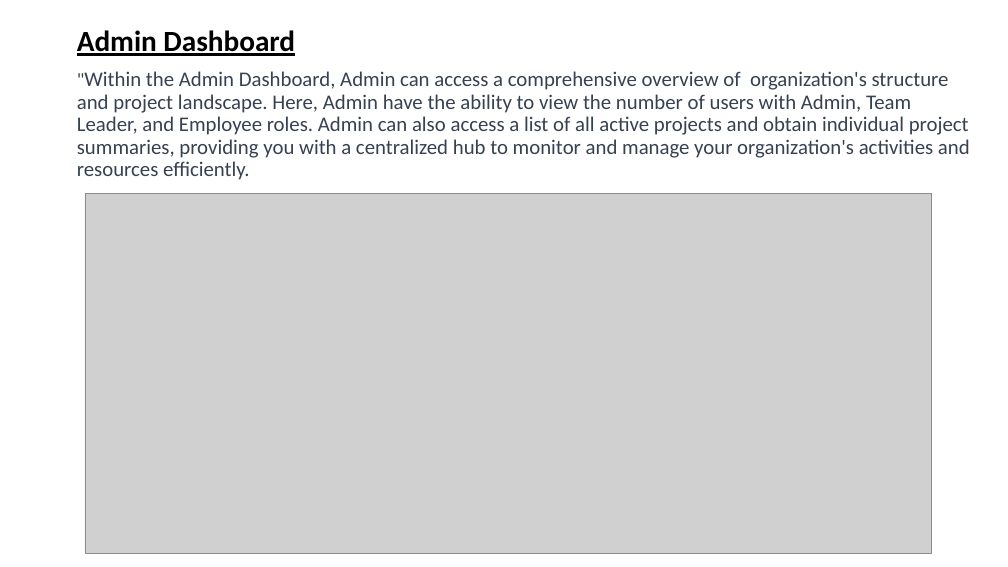
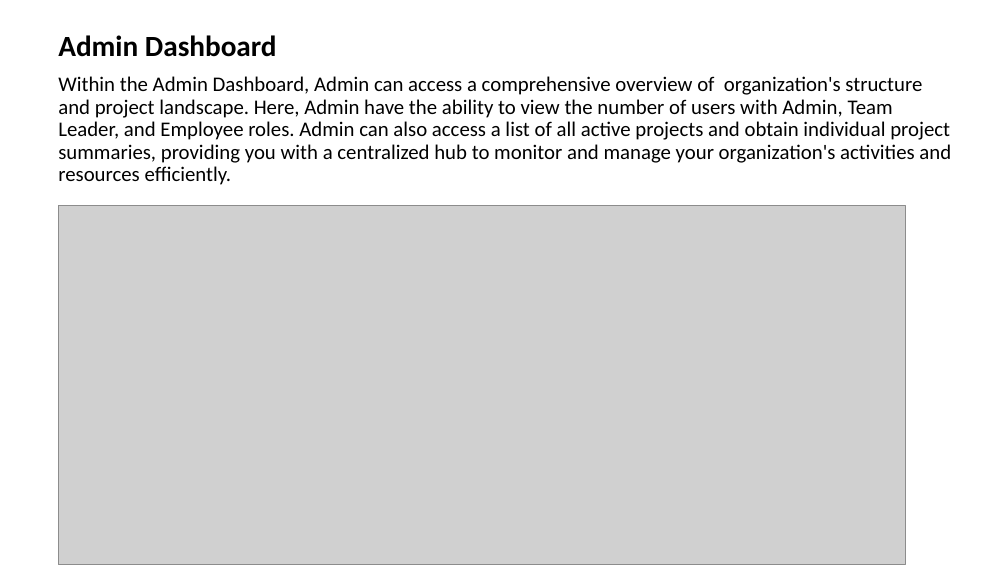
Before and after one commit to farhana2023/HRSystem, a slide deck: slide 33 of StaffSphere.pptx. Drawn at 1008x567 pixels with LibreOffice and Linux fonts; fonts in the diff are those of the drawing; grey boxes stand for pictures. Boxes give left, top, right and bottom in pixels: in the first picture for what was removed or moved away, otherwise in the second. Text is boxed around its words. In the diff, an @@ line names an element or a change of style, - is before the commit and + after.

```diff
--- a/StaffSphere.pptx
+++ b/StaffSphere.pptx
@@ title at bbox=[58, 35, 951, 185]: text changed; text colour #374151 to #000000 @@
-Admin Dashboard
-"Within the Admin Dashboard, Admin can access a comprehensive overview of organization's structure and project landscape. Here, Admin have the ability to view the number of users with Admin, Team Leader, and Employee roles. Admin can also access a list of all active projects and obtain individual project summaries, providing you with a centralized hub to monitor and manage your organization's activities and resources efficiently.
+Admin Dashboard
+Within the Admin Dashboard, Admin can access a comprehensive overview of organization's structure and project landscape. Here, Admin have the ability to view the number of users with Admin, Team Leader, and Employee roles. Admin can also access a list of all active projects and obtain individual project summaries, providing you with a centralized hub to monitor and manage your organization's activities and resources efficiently.
@@ picture: place and size @@
-picture at bbox=[85, 194, 932, 554]
+picture at bbox=[58, 205, 905, 565]
```
Also in this commit, not shown: 38 other slides changed, 1 slide removed, 1 other file.
